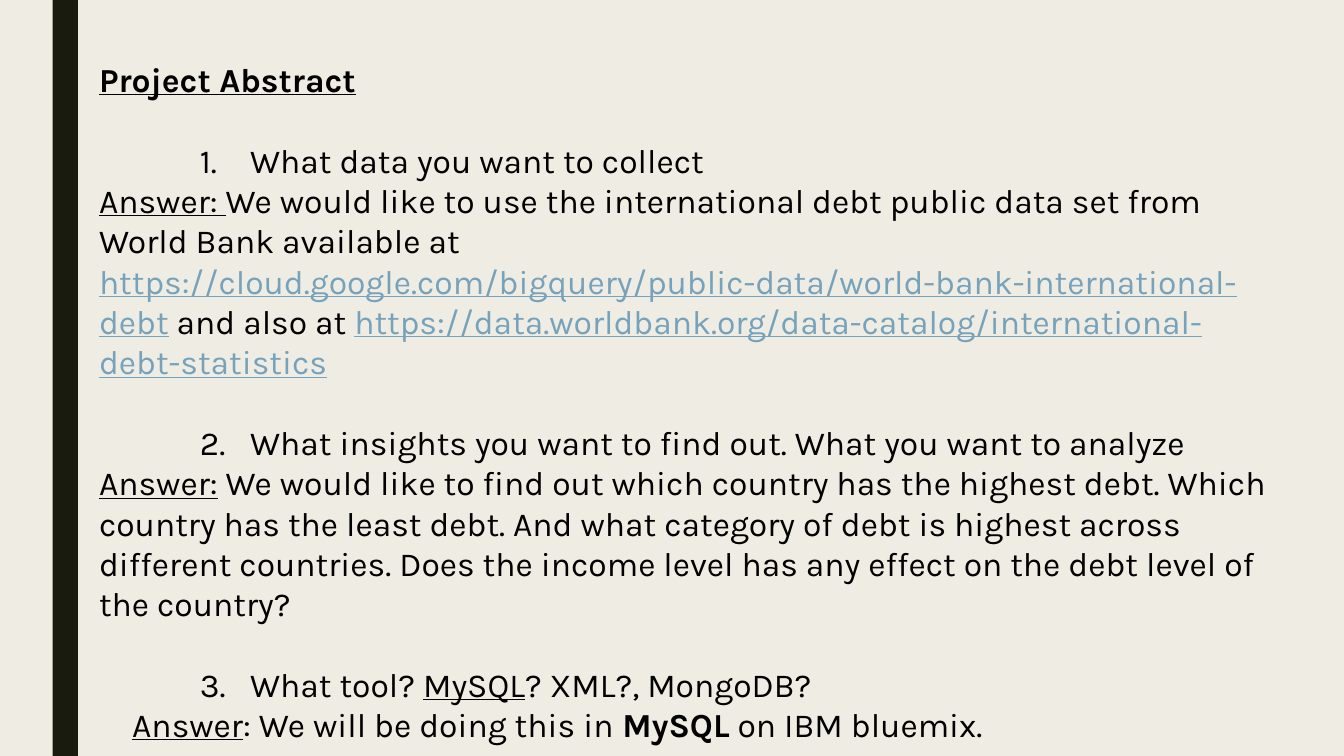
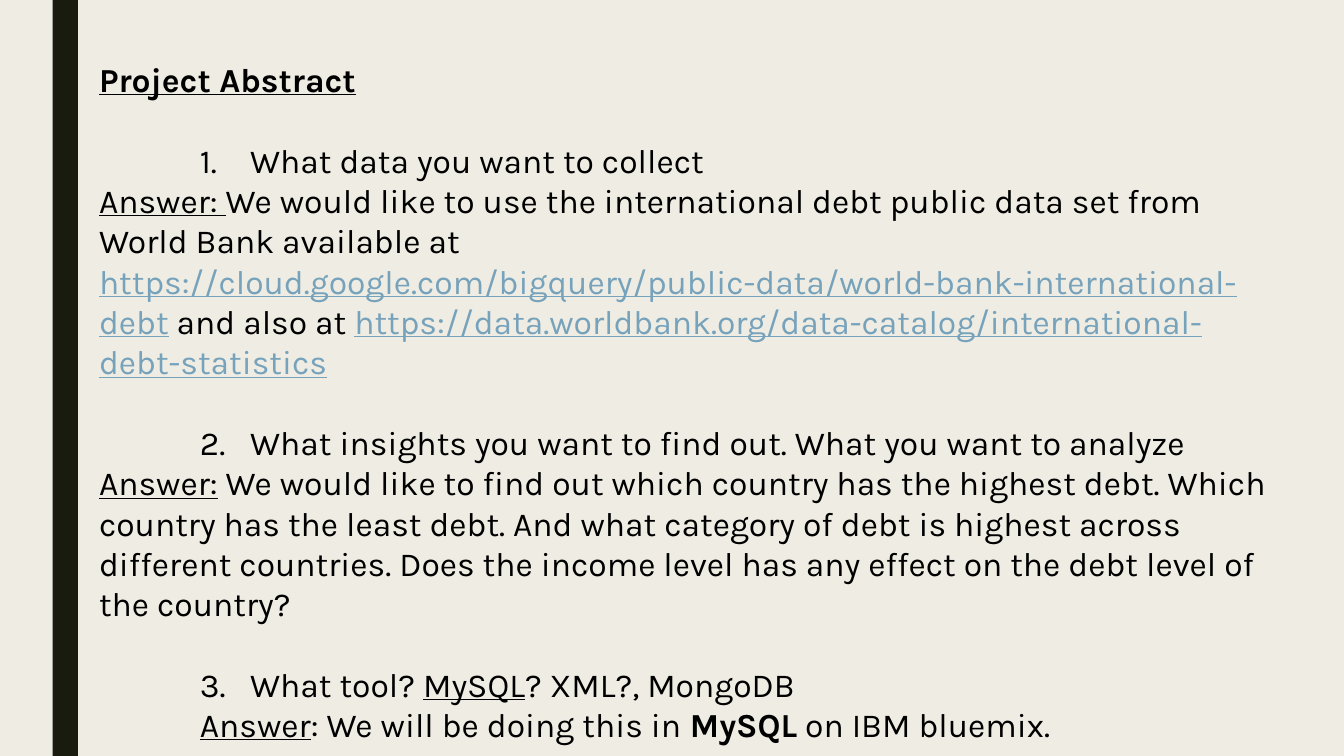
Before and after one commit to skc00/DBMS-Term-Project, a slide deck: slide 2 of Term Presentation MSDS7330-404 GrpB.pptx. Drawn at 1344x756 pixels with LibreOffice and Linux fonts; fonts in the diff are those of the drawing. Boxes give left, top, right and bottom in pixels: in the first picture for what was removed or moved away, otherwise in the second. Text is boxed around its words. In the diff, an @@ line names an element or a change of style, - is before the commit and + after.

Commit message:
Format changes
format changes

```diff
--- a/Term Presentation MSDS7330-404 GrpB.pptx
+++ b/Term Presentation MSDS7330-404 GrpB.pptx
@@ text at [250, 674, 794, 706]: text changed @@
-    3. What tool? MySQL? XML?, MongoDB?
+    3. What tool? MySQL? XML?, MongoDB
@@ text at [200, 714, 1050, 746]: list level 1 to 3 in "Answer: We will be doing ..." @@
```
